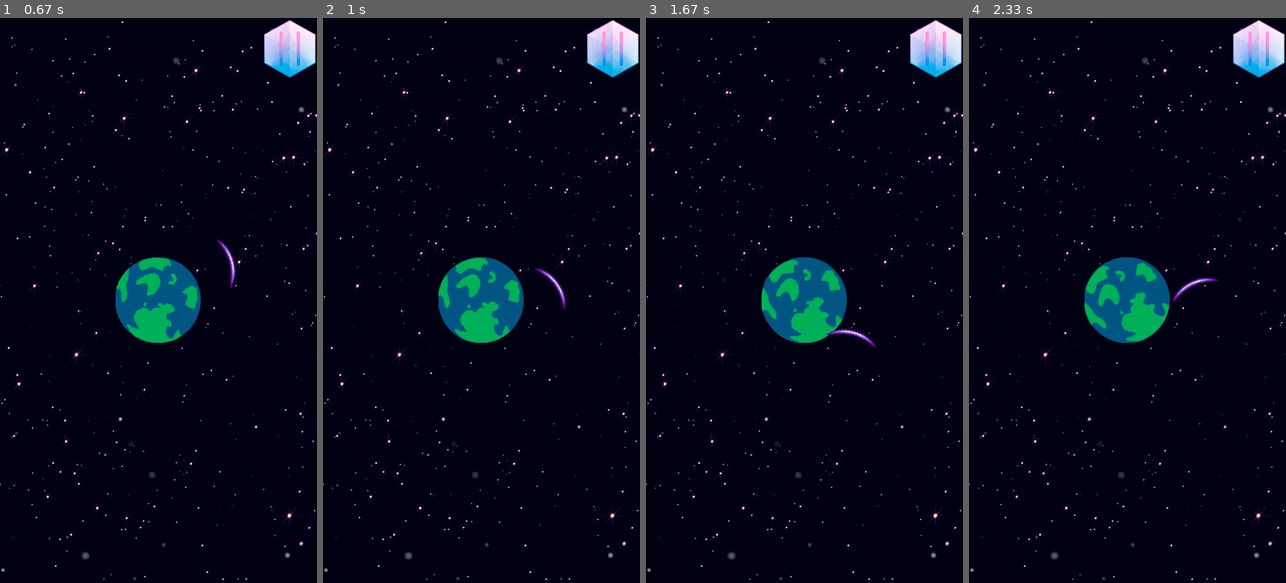
Above: before the commit, frames 1-4 (left to right).
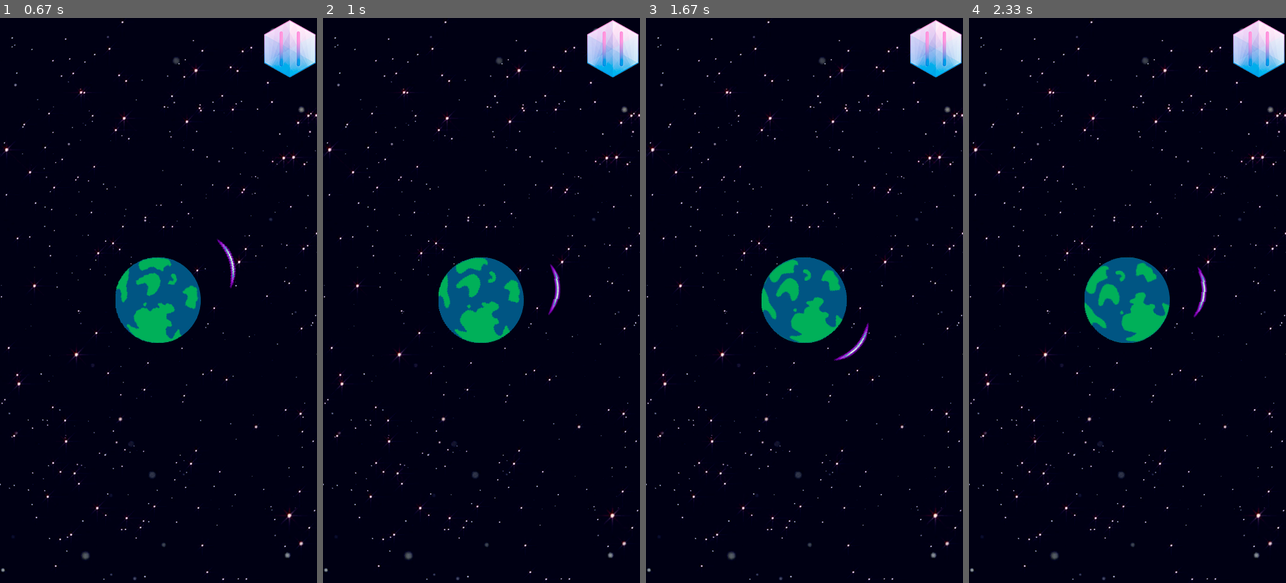
Above: after the commit, the same moments.

Repository: DualStream799/Hexon
Game: pygame game, started from Hexon_MainFile.py
Same seed, same stepped clock (60 frames per second), same inputs: the game is played once before the commit and once after it.
Inputs (mouse positions are in pixels of both pictures, inside the frame that each line leads up to):
- Up to frame 1 (0.67 s): click (158, 300) at 0.38 s
- Up to frame 2 (1 s): hold D from 0.67 s (still down)
- Up to frame 3 (1.67 s): release D at 1.13 s; hold D 1.17-1.63 s
- Up to frame 4 (2.33 s): hold A 1.67-2.2 s

Frame 1 is identical in both runs. In frame 2, 0.2% of the frame differs, in the area x 66-77%, y 43-53%; in frame 3, 0.3%; in frame 4, 0.3%, in the area x 64-79%, y 44-53%.

Commit message:
Barrier continuous rotation and translation and alternate commands also operating

Diff:
--- a/Hexon_MainFile.py
+++ b/Hexon_MainFile.py
@@ -481,24 +481,20 @@
 			planet_angle = 0
 		else:
 			planet_angle += 0.5
-		# Planet Continuous Rotation (reset barrier angle counter):
+		# Planet Continuous Translation 'n Rotation (reset barrier angle counter and alternates angle rotation and position list index):
 		if barrier_angle >= 360:
 			barrier_angle = 0
-		else:
+		elif barrier_runner == True:
 			barrier_angle += 1
-
-
-
-		if barrier_runner == True:
 			index_barrier_pos -= 1
 		elif barrier_runner == False:
+			barrier_angle -= 1
 			index_barrier_pos += 1
 		# Barrier Continuous Translation (reset index position counter):
 		if index_barrier_pos < 0:
 			index_barrier_pos = len(cursor_x_pos) - 1
 		if index_barrier_pos > len(cursor_x_pos) - 1:
 			index_barrier_pos = 0
-
 		# Rate Command Control (check pressed buttons each 3 loop cycles):
 		if ticker >= 3:
 			ticker = 0
